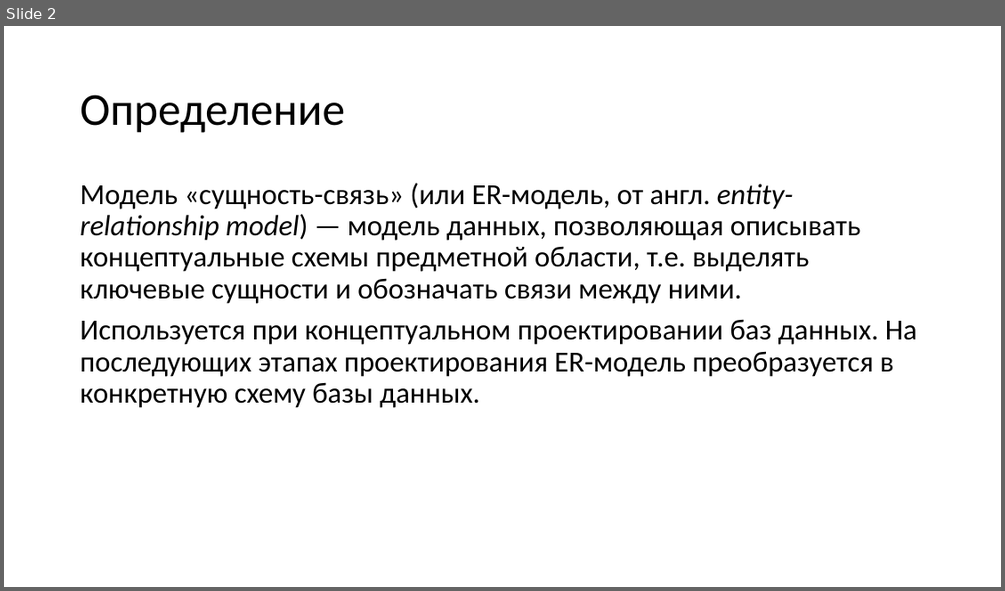
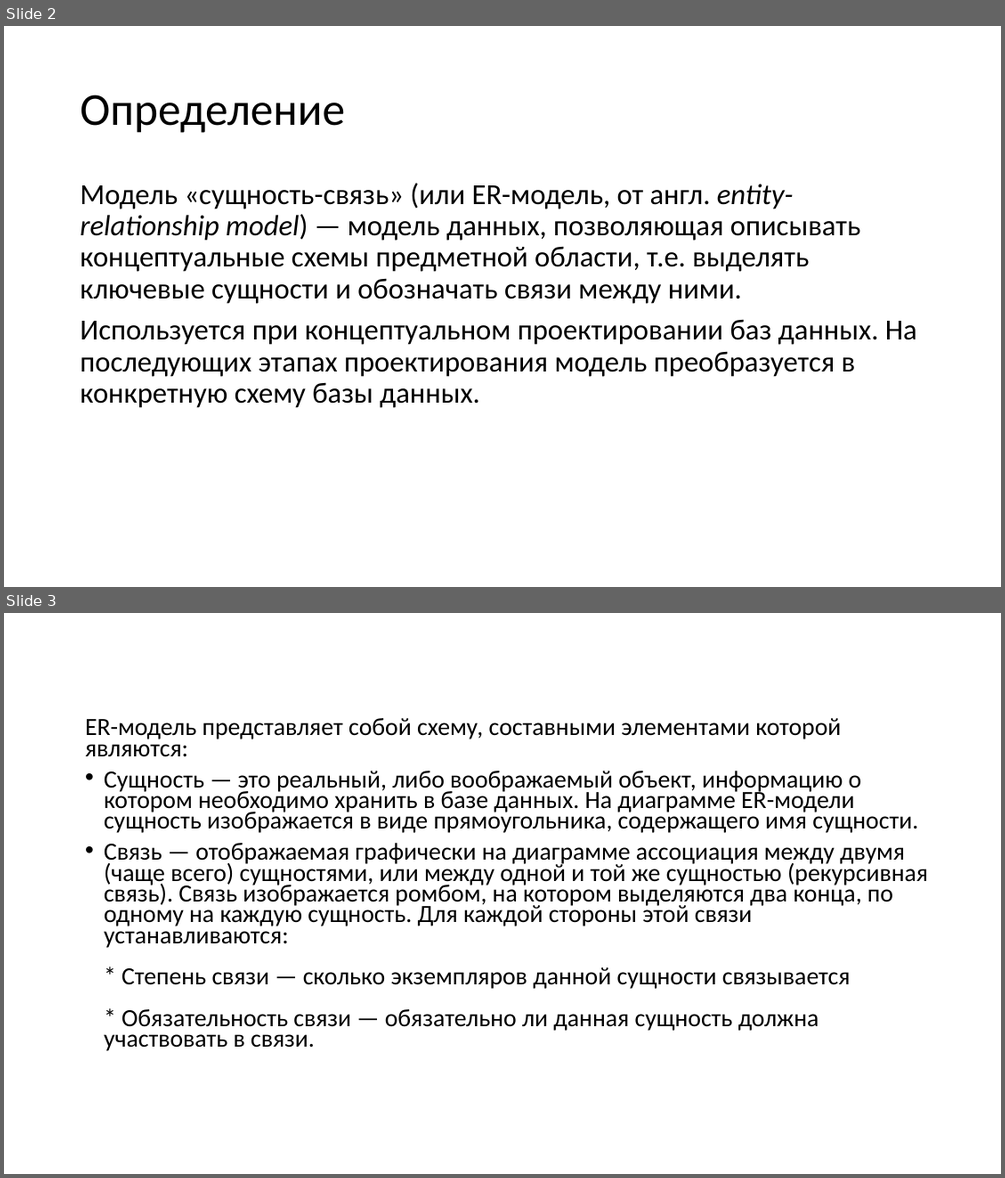
Before and after one commit to avdosev/DataBasePresentations, a slide deck: Модель сущность связь/Презентация.pptx. Shown one above the other, each under a label of ours: slide 2 before the commit, slides 2 and 3 after it. The pictures are 1005x591 and 1005x1178 pixels, drawn with LibreOffice and Linux fonts; fonts in the diff are those of the drawing. Boxes give left, top, right and bottom in pixels: in the first picture for what was removed or moved away, otherwise in the second. Text is boxed around its words. In the diff, an @@ line names an element or a change of style, - is before the commit and + after.

```diff
--- a/Модель сущность связь/Презентация.pptx
+++ b/Модель сущность связь/Презентация.pptx
@@ slide 3 added at (4,613,1001,1174), background #FFFFFF @@
@@ text added at (85,718,928,1051), 23.8 pt, text #000000 @@
+ER-модель представляет собой схему, составными элементами которой являются:
+• Сущность — это реальный, либо воображаемый объект, информацию о котором необходимо хранить в базе данных. На диаграмме ER-модели сущность изображается в виде прямоугольника, содержащего имя сущности.
+• Связь — отображаемая графически на диаграмме ассоциация между двумя (чаще всего) сущностями, или между одной и той же сущностью (рекурсивная связь). Связь изображается ромбом, на котором выделяются два конца, по одному на каждую сущность. Для каждой стороны этой связи устанавливаются:
+  * Степень связи — сколько экземпляров данной сущности связывается
+  * Обязательность связи — обязательно ли данная сущность должна участвовать в связи.
@@ slide 2 changed as well @@
@@ text at (80,320,917,408): text changed @@
-Используется при концептуальном проектировании баз данных. На последующих этапах проектирования ER-модель преобразуется в конкретную схему базы данных.
+Используется при концептуальном проектировании баз данных. На последующих этапах проектирования модель преобразуется в конкретную схему базы данных.
```
Also in this commit, not shown: 2 other slides changed, 5 other slides added, 2 slides removed.
